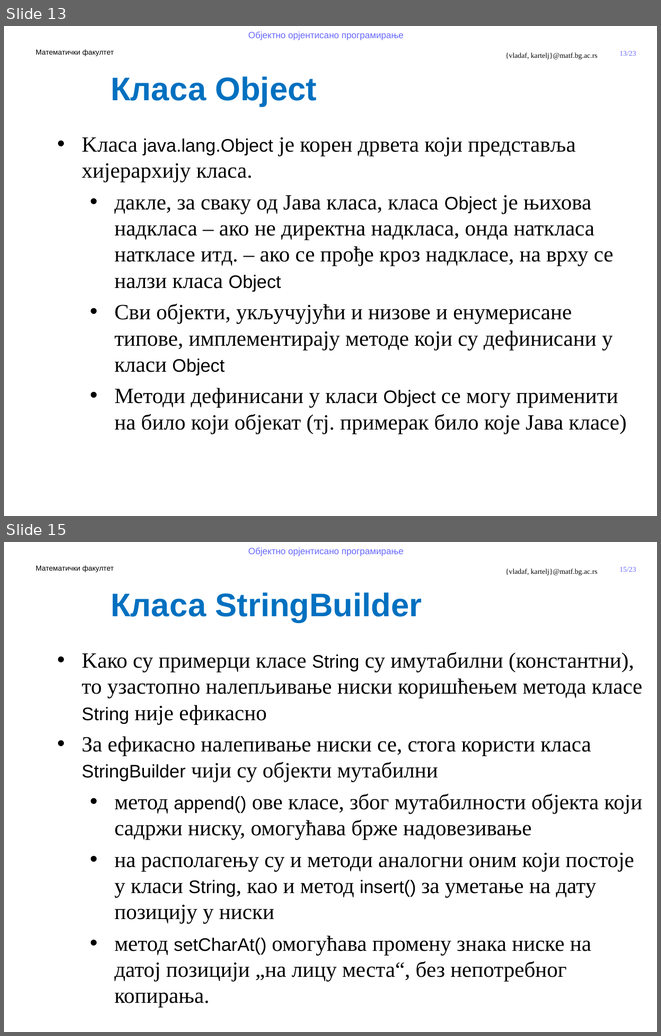
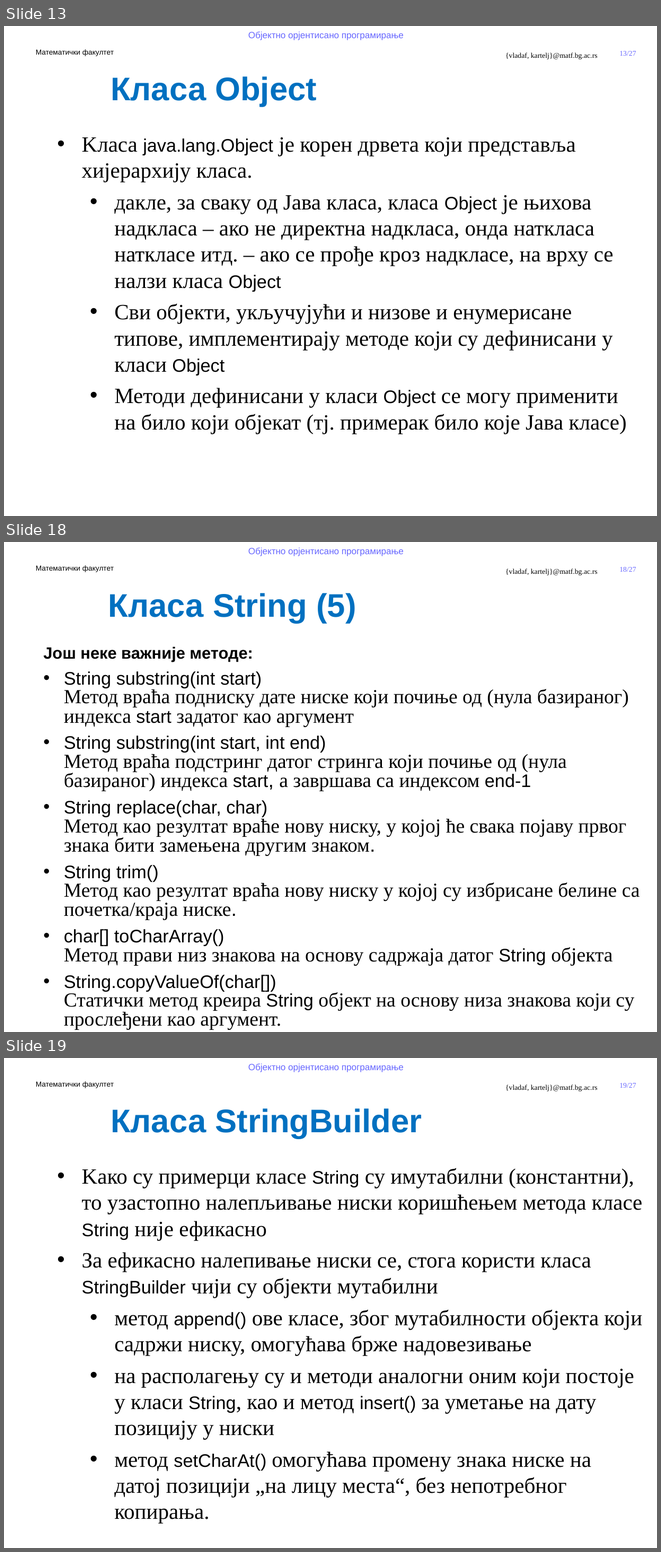
Before and after one commit to MatfOOP/OOP, a slide deck: predavanja/prezentacije/OOP07-1-Predefinisani tipovi u Javi.pptx. Shown one above the other, each under a label of ours: slides 13 and 15 before the commit, slides 13, 18 and 19 after it; the slides between them are not shown. The pictures are 661x1036 and 661x1552 pixels, drawn with LibreOffice and Linux fonts; fonts in the diff are those of the drawing; background and template pictures are left out. Boxes give left, top, right and bottom in pixels: in the first picture for what was removed or moved away, otherwise in the second. Text is boxed around its words. In the diff, an @@ line names an element or a change of style, - is before the commit and + after.

```diff
--- a/predavanja/prezentacije/OOP07-1-Predefinisani tipovi u Javi.pptx
+++ b/predavanja/prezentacije/OOP07-1-Predefinisani tipovi u Javi.pptx
@@ slide 18 added at bbox=[4, 542, 657, 1032], background #FFFFFF; not listed: 5 template elements that a slide beside it also shows @@
@@ text added at bbox=[108, 593, 356, 623], 36 pt, text #0070C0, bold @@
+Класа String (5)
@@ text added at bbox=[43, 646, 640, 1030], 22 pt, text #000000 @@
+Још неке важније методе:
+• String substring(int start)
+  Метод враћа подниску дате ниске који почиње од (нула базираног) индекса start задатог као аргумент
+• String substring(int start, int end)
+  Метод враћа подстринг датог стринга који почиње од (нула базираног) индекса start, a завршава са индексом end-1
+• String replace(char, char)
+  Метод као резултат враће нову ниску, у којој ће свака појаву првог знака бити замењена другим знаком.
+• String trim()
+  Метод као резултат враћа нову ниску у којој су избрисане белине са почетка/краја ниске.
+• char[] toCharArray()
+  Метод прави низ знакова на основу садржаја датог String објекта
+• String.copyValueOf(char[])
+  Статички метод креира String објект на основу низа знакова који су прослеђени као аргумент.
@@ page number at bbox=[619, 51, 636, 56]: text changed @@
-13/23
+13/27
@@ what was slide 15 is now slide 19 @@
@@ page number at bbox=[619, 1083, 636, 1088]: text changed @@
-15/23
+19/27
```
Also in this commit, not shown: 1 slide changed, 3 other slides added, 23 other files.
